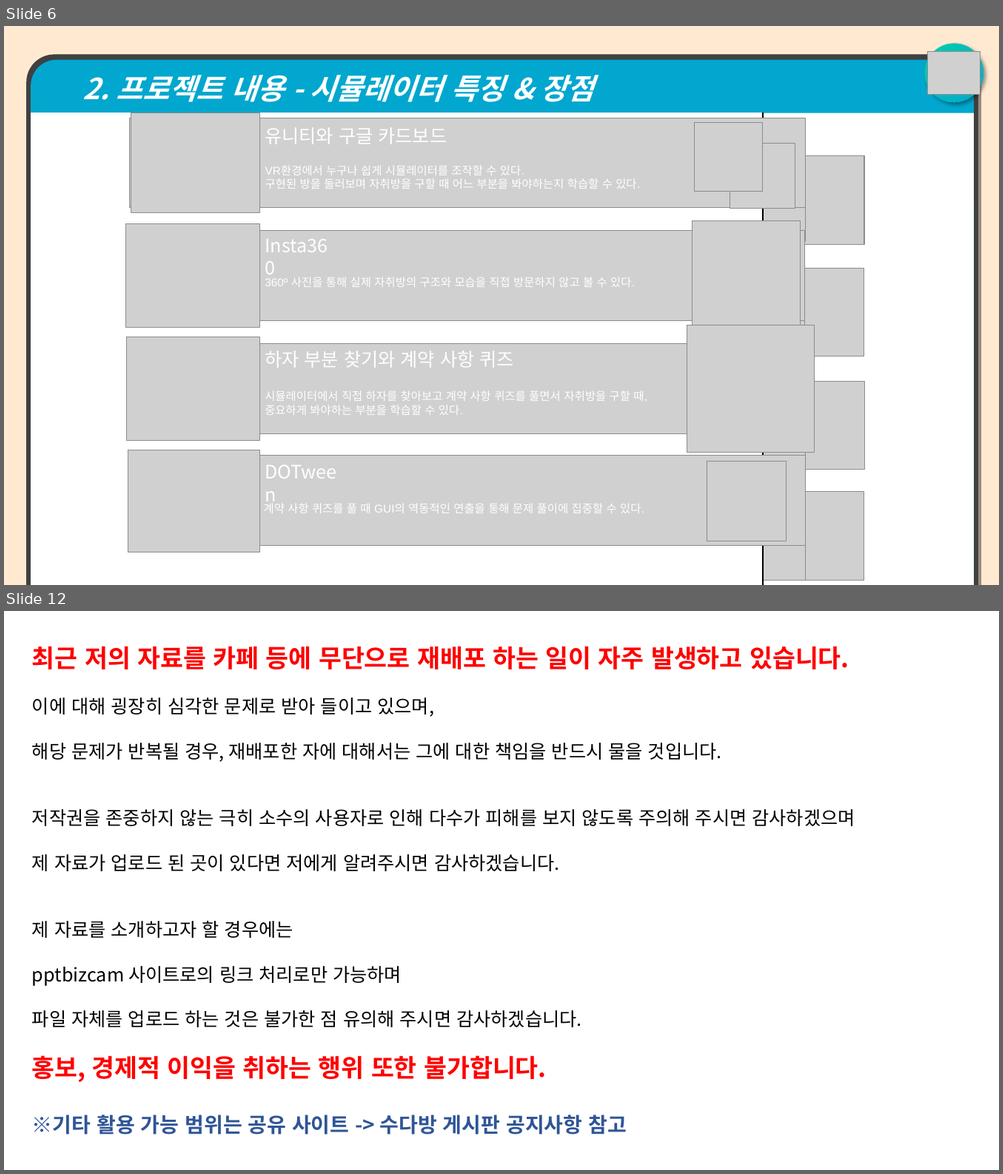
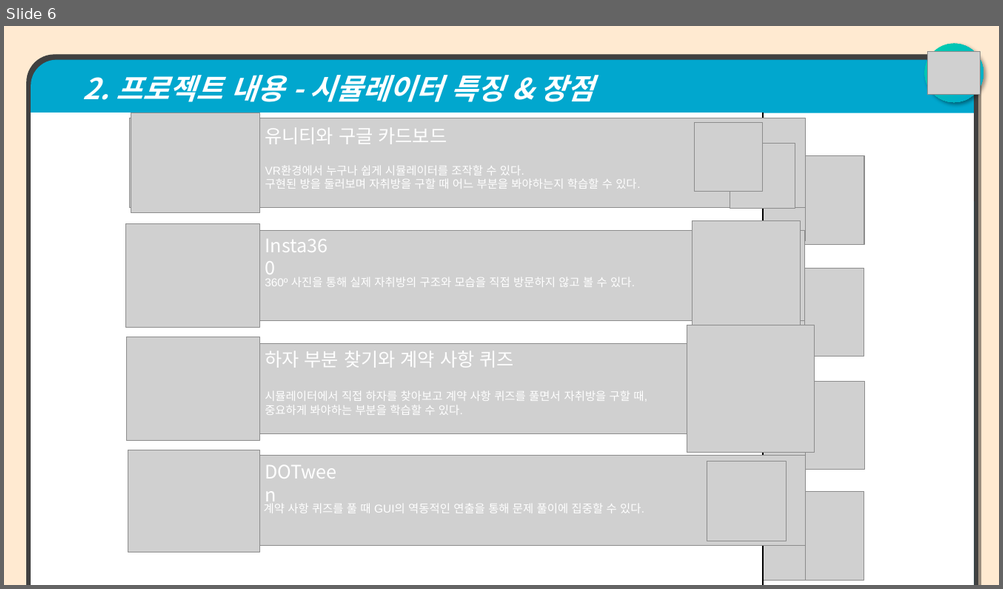
Before and after one commit to jangho1016/2022_1_CapstoneDesign, a slide deck: Final Assignments/파라노이드 팀 발표용 PPT.pptx. Shown one above the other, each under a label of ours: slides 6 and 12 before the commit, slide 6 after it; the slides between them are not shown. The pictures are 1003x1174 and 1003x589 pixels, drawn with LibreOffice and Linux fonts; fonts in the diff are those of the drawing; grey boxes stand for pictures. Boxes give left, top, right and bottom in pixels: in the first picture for what was removed or moved away, otherwise in the second. Text is boxed around its words. In the diff, an @@ line names an element or a change of style, - is before the commit and + after.

```diff
--- a/Final Assignments/파라노이드 팀 발표용 PPT.pptx
+++ b/Final Assignments/파라노이드 팀 발표용 PPT.pptx
@@ slide 12 removed at (4,611,999,1170), background #FFFFFF @@
@@ text removed at (32,646,855,1135) @@
-최근 저의 자료를 카페 등에 무단으로 재배포 하는 일이 자주 발생하고 있습니다.
-이에 대해 굉장히 심각한 문제로 받아 들이고 있으며,
-해당 문제가 반복될 경우, 재배포한 자에 대해서는 그에 대한 책임을 반드시 물을 것입니다.
-저작권을 존중하지 않는 극히 소수의 사용자로 인해 다수가 피해를 보지 않도록 주의해 주시면 감사하겠으며
-제 자료가 업로드 된 곳이 있다면 저에게 알려주시면 감사하겠습니다.
-제 자료를 소개하고자 할 경우에는
-pptbizcam 사이트로의 링크 처리로만 가능하며
-파일 자체를 업로드 하는 것은 불가한 점 유의해 주시면 감사하겠습니다.
-홍보, 경제적 이익을 취하는 행위 또한 불가합니다.
-※기타 활용 가능 범위는 공유 사이트 -> 수다방 게시판 공지사항 참고
```
Also in this commit, not shown: 8 slides changed, 1 slide added, 1 other slide removed, 1 other file.
